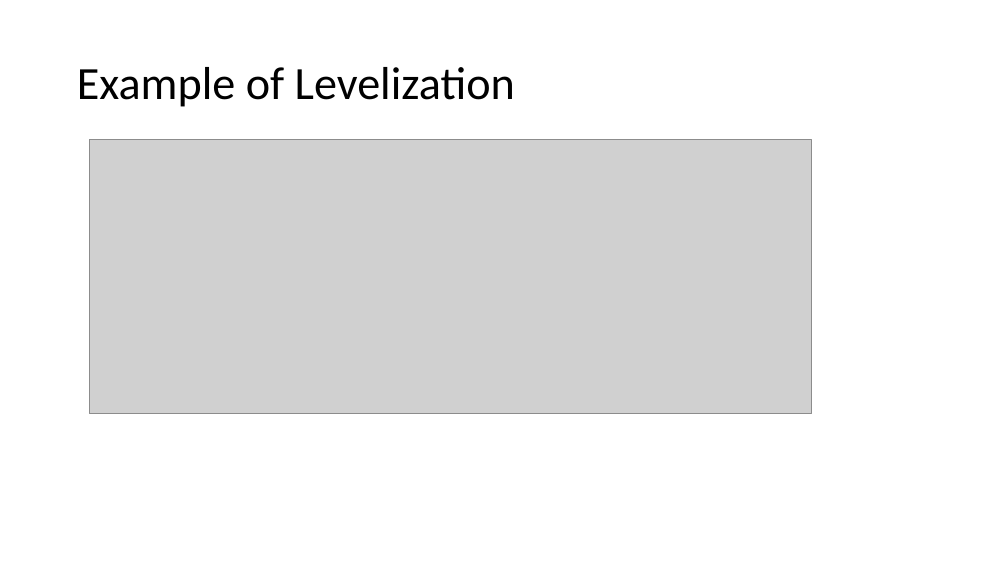
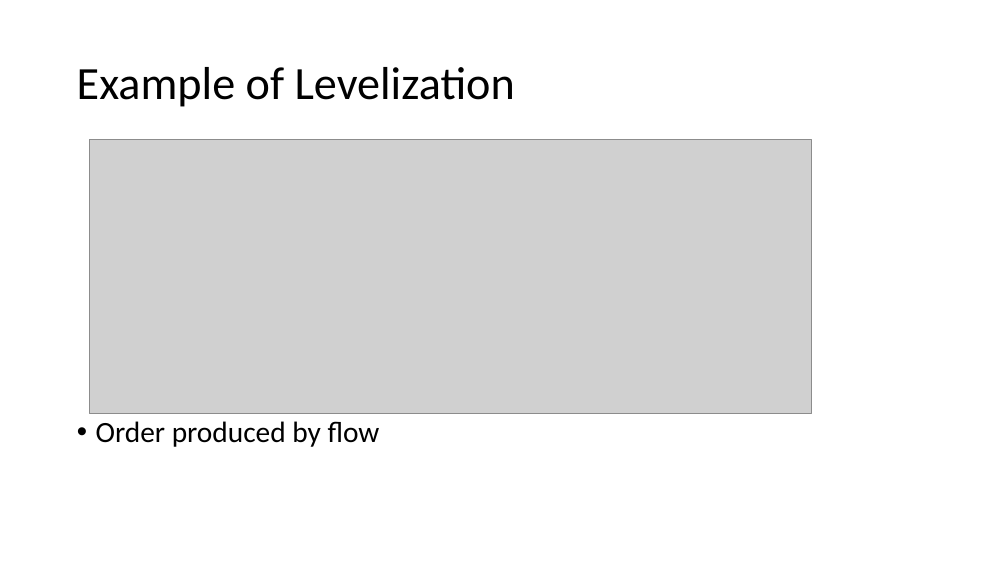
Before and after one commit to isomoye/EEGR471, a slide deck: slide 15 of sections/Segment_3.pptm (slide 16 before the commit). Drawn at 1008x567 pixels with LibreOffice and Linux fonts; fonts in the diff are those of the drawing; grey boxes stand for pictures. Boxes give left, top, right and bottom in pixels: in the first picture for what was removed or moved away, otherwise in the second. Text is boxed around its words. In the diff, an @@ line names an element or a change of style, - is before the commit and + after.

```diff
--- a/sections/Segment_3.pptm
+++ b/sections/Segment_3.pptm
@@ text added at (96,421,380,447), 28 pt, text #000000 @@
+• Order produced by flow
```
Also in this commit, not shown: 7 other slides changed, 114 slides removed, 19 other files.
